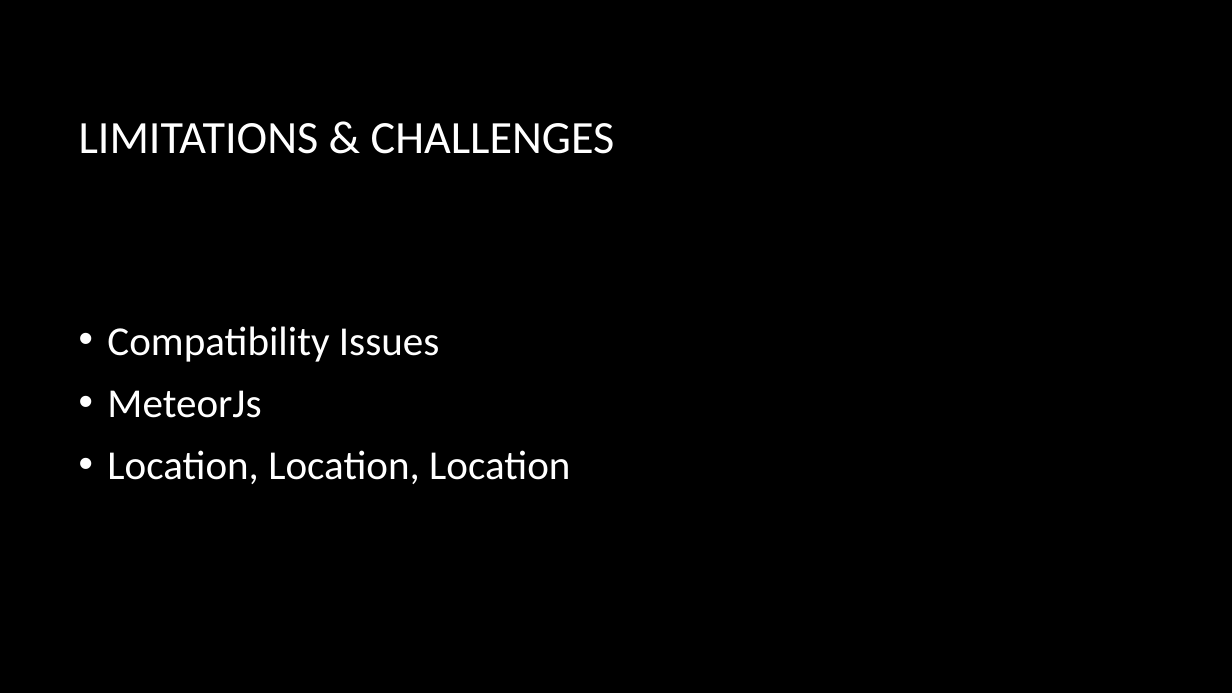
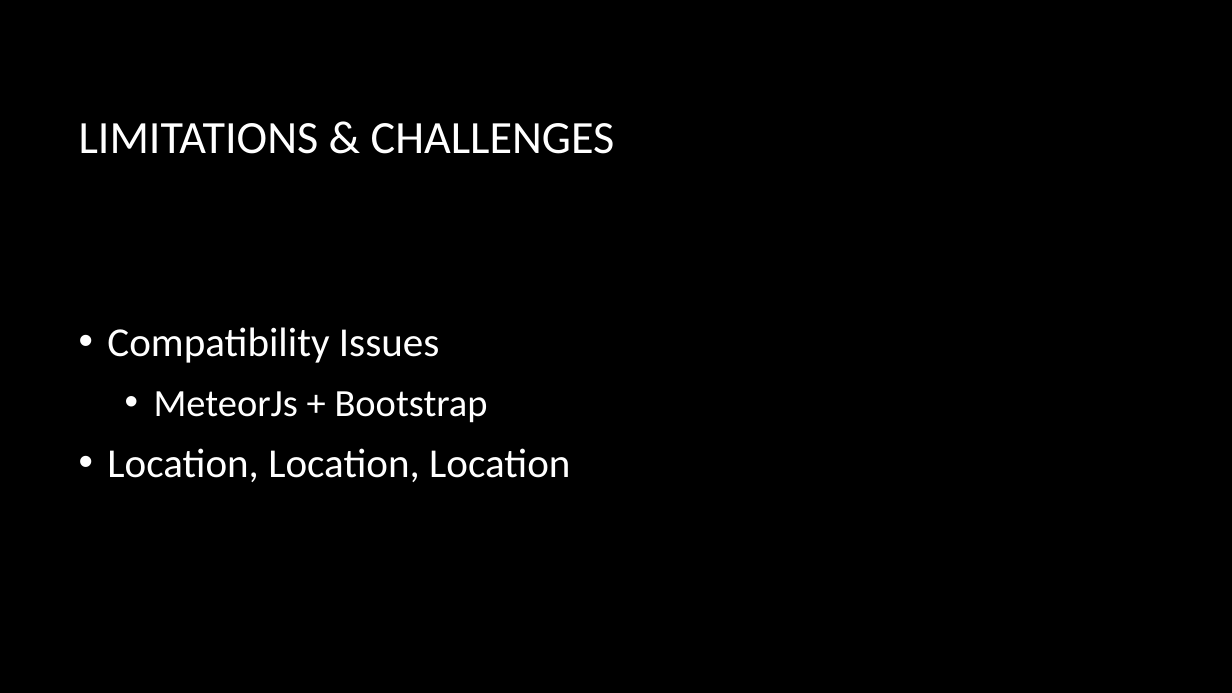
Before and after one commit to Tampa2016/team-2, a slide deck: slide 7 of noLimit (Team-2).pptx. Drawn at 1232x693 pixels with LibreOffice and Linux fonts; fonts in the diff are those of the drawing; background and template pictures are left out. Boxes give left, top, right and bottom in pixels: in the first picture for what was removed or moved away, otherwise in the second. Text is boxed around its words. In the diff, an @@ line names an element or a change of style, - is before the commit and + after.

```diff
--- a/noLimit (Team-2).pptx
+++ b/noLimit (Team-2).pptx
@@ text at (154,391,488,423): text changed; size 32 to 30 pt @@
-• MeteorJs
+  • MeteorJs + Bootstrap
```
Also in this commit, not shown: 6 other slides changed, 1 other file.
